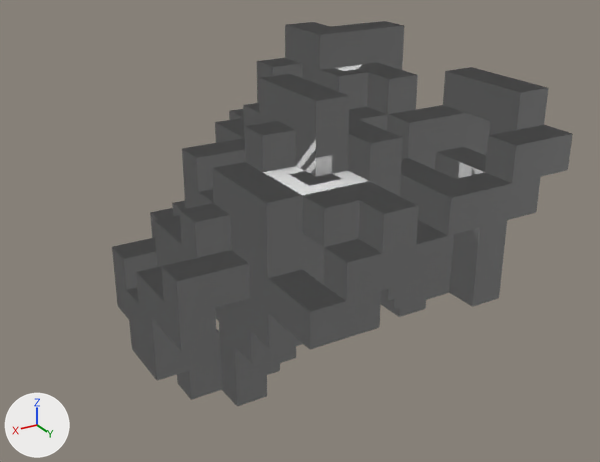
Two versions of the Blender file Maze/3D_Maze.blend, one commit apart.
Before and after are seen from a camera (50 mm lens) standing at (10.34, 18.78, 10.71) and looking at (-0.99, -0.09, 1.27). The axes (+X, +Y, +Z) are drawn at lower left. The lights are the same throughout.

Objects in the first picture: 'Maze-col'.
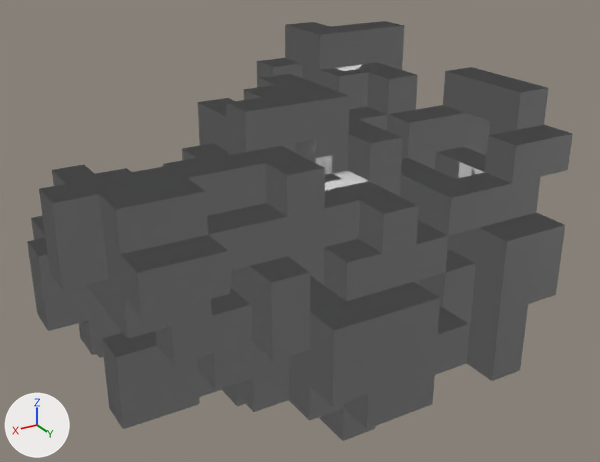
Pixel boxes (x1, y1, x2, y2) of what changed, in the pictures (600 x 462 px):
'Maze-col', reshaped (18% wider, 9% taller): before (112, 21, 573, 406); after (27, 21, 573, 441)
part 1 of me_cube_002, built on: after (27, 85, 565, 441)

Edits to the bpy script that builds the scene:
```text
Change me_cube_002:
    used by ob_maze_col; location = (0.5, 0.5, 0.5); scale = (0.5, 0.5, 0.5)
    remove me_cube_002.from_pydata(...)  # 1540 vertices, 1533 faces; spans x -16.0..6.0, y -14.0..8.0, z -8.0..12.0
    add me_cube_002.from_pydata(...)  # 2273 vertices, 2188 faces; spans x -16.0..12.0, y -14.0..10.0, z -8.0..12.0
    me_cube_002 part 1: 1 vertex removed from x -4.0, y -2.0, z -2.0; 735 vertices added at x -12.0..12.0, y -14.0..10.0, z -8.0..10.0
    me_cube_002 part 2: 1 vertex removed from x -8.0, y -6.0, z 2.0
```
